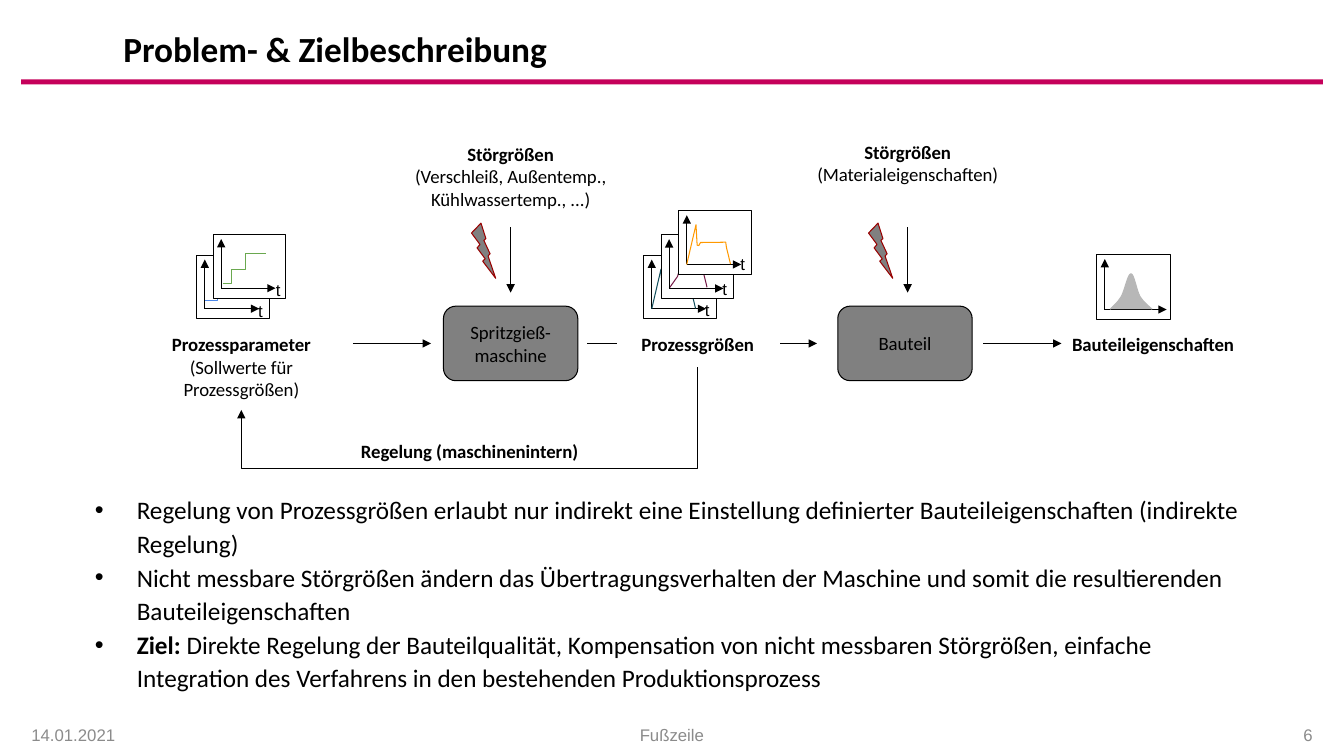
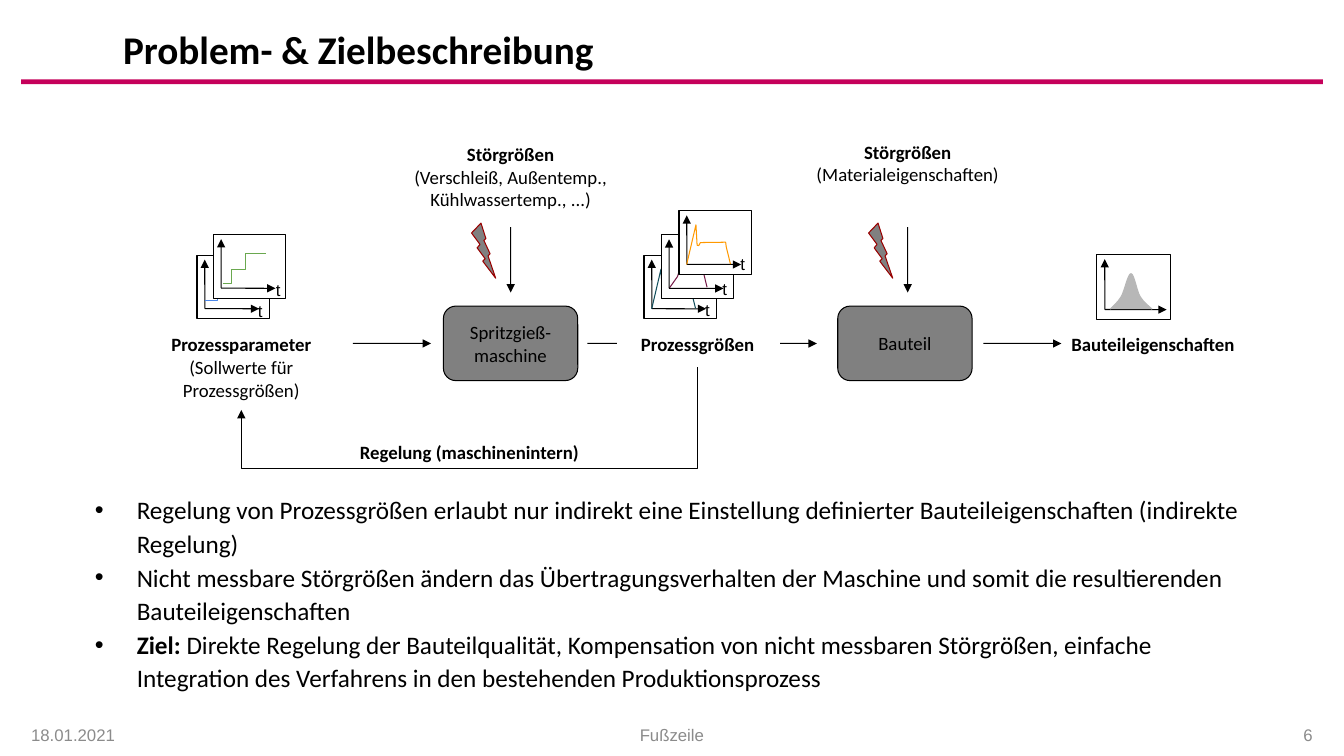
Before and after one commit to arehmer/DigitalTwinInjectionMoulding, a slide deck: slide 6 of Präsentationen/Kick-Off_Agenda.pptx. Drawn at 1344x756 pixels with LibreOffice and Linux fonts; fonts in the diff are those of the drawing; background and template pictures are left out. Boxes give left, top, right and bottom in pixels: in the first picture for what was removed or moved away, otherwise in the second. Text is boxed around its words. In the diff, an @@ line names an element or a change of style, - is before the commit and + after.

```diff
--- a/Präsentationen/Kick-Off_Agenda.pptx
+++ b/Präsentationen/Kick-Off_Agenda.pptx
@@ text "Problem- & Zielbeschreibung" at <box>123,36,594,71</box>: size 25.2 to 28 pt @@
@@ freeform shape at <box>687,225,730,264</box>: outline #FF9900 0.75 pt to #FF9900 0.74 pt @@
@@ freeform shape at <box>223,254,266,284</box>: outline #6AA84F 0.75 pt to #6AA84F 0.74 pt @@
@@ freeform shape at <box>652,269,696,309</box>: outline #134F5C 0.75 pt to #134F5C 0.74 pt @@
@@ freeform shape at <box>669,245,696,288</box>: outline #741B47 0.75 pt to #741B47 0.74 pt @@
@@ outline #000000 0.75 pt to #000000 0.74 pt in 6 elements at <box>197,255,269,319</box>, <box>214,235,286,298</box>, <box>644,255,717,319</box>, <box>661,235,734,298</box>, <box>680,211,752,274</box>, <box>1097,255,1171,320</box> @@
@@ group removed at <box>205,216,1105,310</box>: 8 arrows @@
@@ group added at <box>205,216,1105,310</box>: 8 freeform shapes @@
@@ freeform shape at <box>206,277,252,300</box>: outline #4A86E8 0.75 pt to #4A86E8 0.74 pt @@
@@ rounded rectangle "Spritzgieß- maschine" at <box>444,307,578,381</box>: size 13.3 to 13.4 pt; outline #000000 0.75 pt to #000000 0.74 pt @@
@@ rounded rectangle "Bauteil" at <box>838,307,972,381</box>: size 13.3 to 13.4 pt; outline #000000 0.75 pt to #000000 0.74 pt @@
@@ elbow arrow (698, 367) - (241, 410): stroke #000000 0.75 pt to #000000 0.74 pt @@
@@ size 13.3 to 13.4 pt in 4 elements at <box>171,338,311,401</box>, <box>414,148,606,209</box>, <box>816,146,998,185</box>, <box>360,445,579,463</box> @@
@@ text at <box>31,729,115,741</box>: text changed; text colour #8C8C8C to #8B8B8B @@
-14.01.2021
+18.01.2021
```
Also in this commit, not shown: 23 other slides changed, 1 slide added, 1 slide removed, 1 other file.
